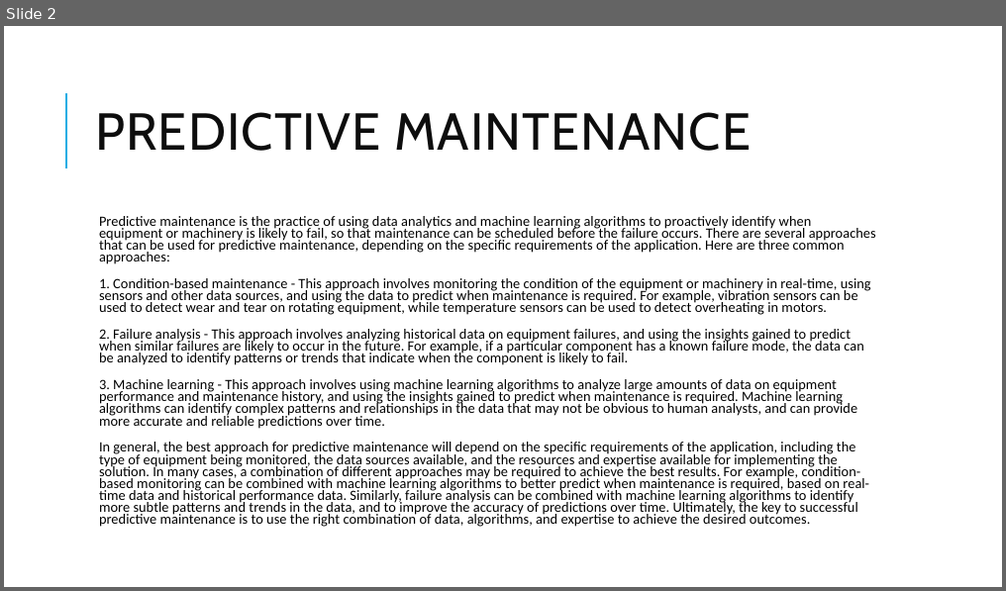
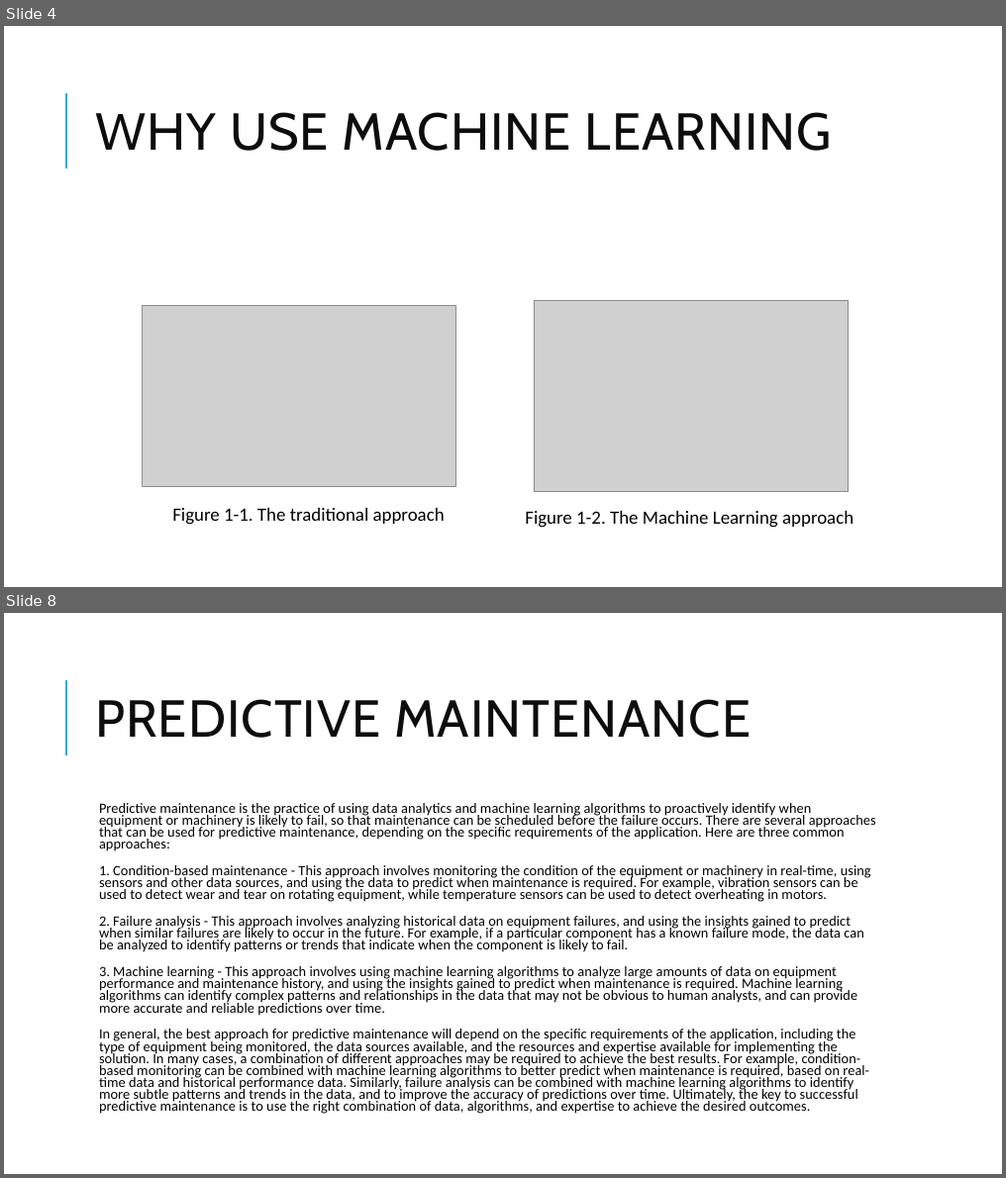
Before and after one commit to meldong/DnivekMud, a slide deck: assets/files/PredictiveMaintenance.pptx. Shown one above the other, each under a label of ours: slide 2 before the commit, slides 4 and 8 after it; the slides between them are not shown. The pictures are 1006x591 and 1006x1178 pixels, drawn with LibreOffice and Linux fonts; fonts in the diff are those of the drawing; grey boxes stand for pictures. Boxes give left, top, right and bottom in pixels: in the first picture for what was removed or moved away, otherwise in the second. Text is boxed around its words. In the diff, an @@ line names an element or a change of style, - is before the commit and + after.

```diff
--- a/assets/files/PredictiveMaintenance.pptx
+++ b/assets/files/PredictiveMaintenance.pptx
@@ slide 4 added at (4,26,1002,587), background #FFFFFF; not listed: 1 template element that a slide beside it also shows @@
@@ title added at (95,112,832,151), 50 pt, text #0D0D0D @@
+WHY USE MACHINE LEARNING
@@ picture added at (142,306,456,487) @@
@@ picture added at (534,300,849,491) @@
@@ text added at (172,508,445,525), 18 pt, text #000000 @@
+Figure 1-1. The traditional approach
@@ text added at (525,511,853,528), 18 pt, text #000000 @@
+Figure 1-2. The Machine Learning approach
@@ what was slide 2 is now slide 8 @@
```
Also in this commit, not shown: 1 slide changed, 5 other slides added, 27 other files.
